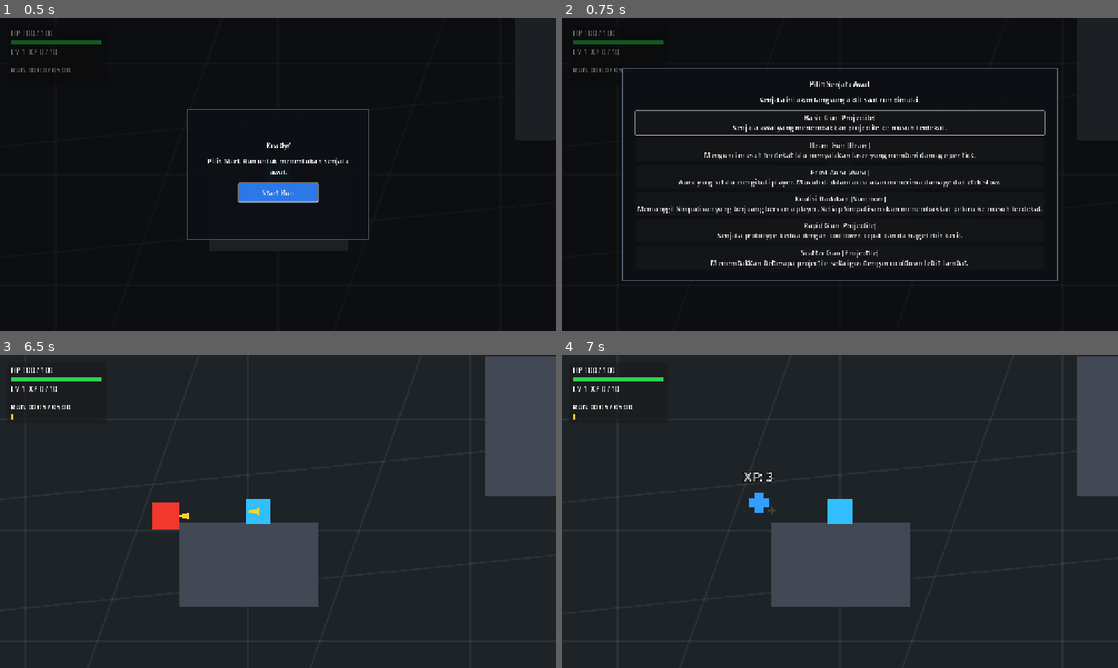
Above: before the commit, frames 1-4 (two rows, left to right).
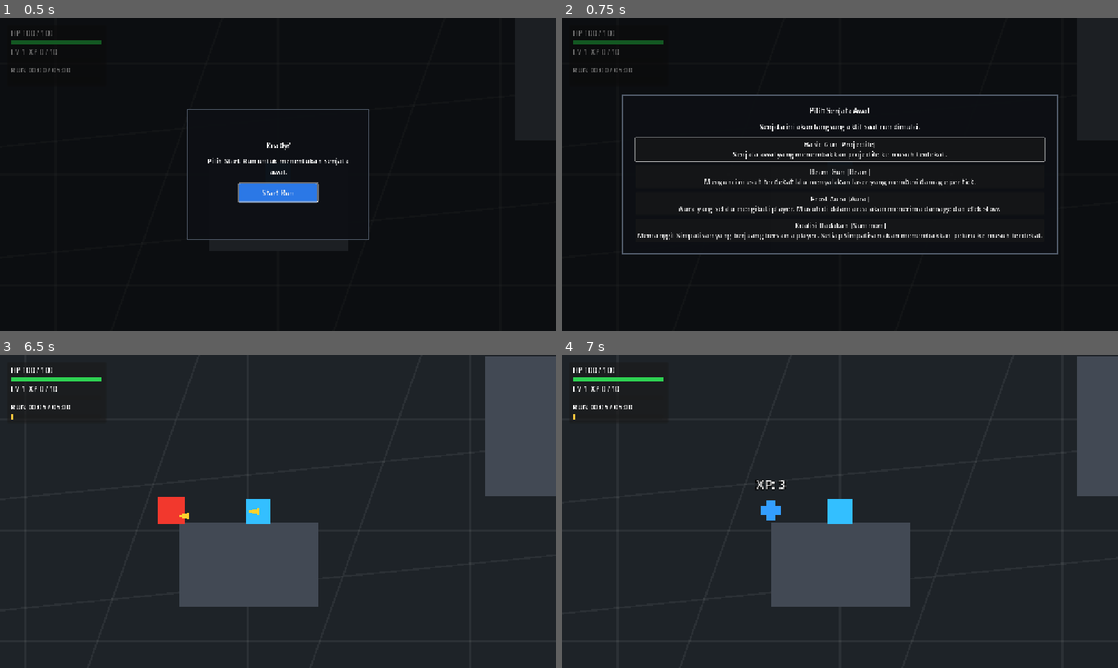
Above: after the commit, the same moments.

Repository: datokey/rouge-like-godot
Game: Godot game, scene res://scenes/Main.tscn
The game is run twice, just before and just after one commit, with the same random seed, the same clock (stepped at 60 frames per second) and the same inputs.
Inputs:
- Up to frame 1 (0.5 s): no input
- Up to frame 2 (0.75 s): click "Start Run" at 0.5 s
- Up to frame 3 (6.5 s): click "Basic Gun [Projectile] Senjat…" at 1.25 s; tap Enter at 2 s; hold Right (move_right) 2.03-2.78 s; hold Down (move_down) 2.78-3.53 s; hold Right (move_right) 3.53-4.28 s; hold Up (move_up) 4.28-5.03 s; hold Left (move_left) from 5.03 s (still down)
- Up to frame 4 (7 s): release Left (move_left) at 6.53 s; hold Down (move_down) from 6.53 s (still down)

Frame 1 is identical in both runs. In frame 2, 5.8% of the frame differs, in the area x 10-90%, y 16-84%; in frame 3, 0.3%; in frame 4, 0.4%.

Commit message:
feat: add AuraWeapon and SummonWeapon systems, implement dynamic weapon loading in Main, and define ability pool configuration

Diff:
--- a/abilities/default_ability_pool.tres
+++ b/abilities/default_ability_pool.tres
@@ -12,10 +12,9 @@
 [ext_resource type="Resource" path="res://abilities/definitions/offense/double_tap.tres" id="10_double_tap"]
 [ext_resource type="Resource" path="res://abilities/definitions/utility/swift_runner.tres" id="11_swift_runner"]
 [ext_resource type="Resource" path="res://abilities/definitions/weapons/basic_gun_reward.tres" id="12_basic_gun_reward"]
-[ext_resource type="Resource" path="res://abilities/definitions/weapons/rapid_gun_reward.tres" id="13_rapid_gun_reward"]
 [ext_resource type="Resource" path="res://abilities/definitions/weapons/beam_gun_reward.tres" id="14_beam_gun_reward"]
 
 [resource]
 script = ExtResource("1_ability_pool_config")
 offer_count = 3
-abilities = Array[Resource]([ExtResource("2_bullet_damage"), …(288 unchanged characters)… e("12_basic_gun_reward"), ExtResource("13_rapid_gun_reward"), ExtResource("14_beam_gun_reward")])
+abilities = Array[Resource]([ExtResource("2_bullet_damage"), …(288 unchanged characters)… e("12_basic_gun_reward"), ExtResource("14_beam_gun_reward")])
--- a/abilities/definitions/weapons/rapid_gun_reward.tres
+++ /dev/null
@@ -1,15 +0,0 @@
-[gd_resource type="Resource" script_class="AbilityDefinition" load_steps=3 format=3]
-
-[ext_resource type="Script" path="res://abilities/scripts/AbilityDefinition.gd" id="1_ability_definition"]
-[ext_resource type="Resource" path="res://resources/weapons/RapidGun.tres" id="2_rapid_gun"]
-
-[resource]
-script = ExtResource("1_ability_definition")
-id = "weapon_rapid_gun"
-display_name = "Rapid Gun"
-description = "Tambah Rapid Gun, atau naikkan level jika sudah dimiliki."
-category = "Offense"
-rarity = "Uncommon"
-stackable = true
-max_stack = 5
-weapon_definition = ExtResource("2_rapid_gun")
--- a/resources/weapons/AuraWeapon.tres
+++ b/resources/weapons/AuraWeapon.tres
@@ -11,8 +11,8 @@
 weapon_type = 1
 weapon_scene = ExtResource("2_aura_scene")
 base_damage = 5.0
-base_cooldown = 0.0
-base_range = 150.0
+base_cooldown = 0.5
+base_range = 70.0
 cooldown_reduction_per_level = 0.0
 aura_radius = 70.0
 aura_radius_per_level = 0.0
--- a/resources/weapons/KoalisiDadakan.tres
+++ b/resources/weapons/KoalisiDadakan.tres
@@ -16,7 +16,7 @@
 description = "Memanggil Simpatisan yang berjuang bersama player. Setiap Simpatisan akan menembakkan peluru ke musuh terdekat."
 weapon_type = 3
 weapon_scene = ExtResource("2_koalisi_dadakan_scene")
-base_cooldown = 10.0
+base_cooldown = 5.0
 base_range = 400.0
 damage_per_level = 3.0
 cooldown_reduction_per_level = 0.5
--- a/resources/weapons/RapidGun.tres
+++ /dev/null
@@ -1,20 +0,0 @@
-[gd_resource type="Resource" script_class="ProjectileWeaponDefinition" load_steps=3 format=3]
-
-[ext_resource type="Script" path="res://scripts/gameplay/ProjectileWeaponDefinition.gd" id="1_weapon_definition"]
-[ext_resource type="PackedScene" path="res://scenes/weapons/BasicGun.tscn" id="2_basic_gun_scene"]
-
-[resource]
-script = ExtResource("1_weapon_definition")
-id = "rapid_gun"
-display_name = "Rapid Gun"
-description = "Senjata prototype kedua dengan cooldown cepat dan damage lebih kecil."
-weapon_scene = ExtResource("2_basic_gun_scene")
-base_damage = 6.0
-base_cooldown = 0.16
-base_projectile_count = 1
-base_projectile_speed = 560.0
-base_range = 460.0
-max_level = 5
-damage_per_level = 1.0
-cooldown_reduction_per_level = 0.01
-spread_angle_degrees = 8.0
--- a/resources/weapons/ScatterGun.tres
+++ /dev/null
@@ -1,20 +0,0 @@
-[gd_resource type="Resource" script_class="ProjectileWeaponDefinition" load_steps=3 format=3]
-
-[ext_resource type="Script" path="res://scripts/gameplay/ProjectileWeaponDefinition.gd" id="1_weapon_definition"]
-[ext_resource type="PackedScene" path="res://scenes/weapons/BasicGun.tscn" id="2_basic_gun_scene"]
-
-[resource]
-script = ExtResource("1_weapon_definition")
-id = "scatter_gun"
-display_name = "Scatter Gun"
-description = "Menembakkan beberapa projectile sekaligus dengan cooldown lebih lambat."
-weapon_scene = ExtResource("2_basic_gun_scene")
-base_damage = 5.0
-base_cooldown = 0.55
-base_projectile_count = 3
-base_projectile_speed = 500.0
-base_range = 430.0
-max_level = 5
-damage_per_level = 1.0
-cooldown_reduction_per_level = 0.02
-spread_angle_degrees = 8.0
--- a/resources/weapons/basic_weapon.tres
+++ /dev/null
@@ -1,9 +0,0 @@
-[gd_resource type="Resource" script_class="WeaponConfig" load_steps=2 format=3]
-
-[ext_resource type="Script" path="res://scripts/gameplay/WeaponConfig.gd" id="1_weapon_config"]
-
-[resource]
-script = ExtResource("1_weapon_config")
-damage = 10
-attack_interval = 0.25
-attack_range = 520.0
--- a/scripts/gameplay/AuraWeapon.gd
+++ b/scripts/gameplay/AuraWeapon.gd
@@ -1,28 +1,26 @@
-extends Node2D
+extends "res://scripts/gameplay/weapons/WeaponBase.gd"
 class_name AuraWeapon
 
-var weapon_instance: RefCounted
-
 var _tick_timer := 0.0
+var _current_aura_radius := -1.0
 
 @onready var hitbox: Area2D = $Hitbox
 @onready var collision_shape: CollisionShape2D = $Hitbox/CollisionShape2D
 
-func setup(new_weapon_instance: RefCounted) -> void:
-	weapon_instance = new_weapon_instance
 
+func _on_weapon_setup() -> void:
 	var def: AuraWeaponDefinition = _get_aura_definition()
-	if def != null and collision_shape != null:
-		var circle: CircleShape2D = CircleShape2D.new()
-		circle.radius = _get_aura_radius(def)
-		collision_shape.shape = circle
+	if def != null:
+		_sync_aura_radius(def)
 
 	# Trigger the first tick immediately
 	_tick_timer = 0.0
 	queue_redraw()
 
+
 func _physics_process(delta: float) -> void:
-	if weapon_instance == null or weapon_instance.owner_node == null:
+	var owner_node := get_owner_node()
+	if owner_node == null:
 		return
 
 	var def: AuraWeaponDefinition = _get_aura_definition()
@@ -30,12 +28,14 @@
 		return
 
 	# Aura follows the player
-	global_position = weapon_instance.owner_node.global_position
+	global_position = owner_node.global_position
+	_sync_aura_radius(def)
 
 	_tick_timer = maxf(_tick_timer - delta, 0.0)
 	if _tick_timer <= 0.0:
 		_apply_aura_effects(def)
-		_tick_timer = maxf(def.tick_interval, 0.1)
+		_tick_timer = maxf(get_cooldown(), 0.1)
+
 
 func _apply_aura_effects(def: AuraWeaponDefinition) -> void:
 	var bodies: Array[Node2D] = hitbox.get_overlapping_bodies()
@@ -63,6 +63,7 @@
 	draw_circle(Vector2.ZERO, aura_radius, Color(0.2, 0.6, 1.0, 0.3))
 	draw_arc(Vector2.ZERO, aura_radius, 0, TAU, 32, Color(0.2, 0.6, 1.0, 0.8), 2.0)
 
+
 func _get_aura_definition() -> AuraWeaponDefinition:
 	if weapon_instance == null:
 		return null
@@ -71,10 +72,9 @@
 		return def as AuraWeaponDefinition
 	return null
 
+
 func _get_tick_damage(def: AuraWeaponDefinition) -> int:
-	if weapon_instance == null:
-		return 1
-	var base_damage: float = float(weapon_instance.get_damage())
+	var base_damage: float = float(get_damage())
 	return maxi(1, roundi(base_damage * def.tick_damage_multiplier))
 
 
@@ -82,4 +82,22 @@
 	if weapon_instance == null:
 		return maxf(0.0, def.aura_radius)
 
-	return maxf(0.0, def.aura_radius + def.aura_radius_per_level * float(weapon_instance.level - 1))
+	return maxf(0.0, get_range() + def.aura_radius_per_level * float(weapon_instance.level - 1))
+
+
+func _sync_aura_radius(def: AuraWeaponDefinition) -> void:
+	if collision_shape == null:
+		return
+
+	var aura_radius := _get_aura_radius(def)
+	if is_equal_approx(aura_radius, _current_aura_radius):
+		return
+
+	var circle: CircleShape2D = collision_shape.shape as CircleShape2D
+	if circle == null:
+		circle = CircleShape2D.new()
+		collision_shape.shape = circle
+
+	circle.radius = aura_radius
+	_current_aura_radius = aura_radius
+	queue_redraw()
--- a/scripts/gameplay/BeamGun.gd
+++ b/scripts/gameplay/BeamGun.gd
@@ -1,4 +1,4 @@
-extends Node2D
+extends "res://scripts/gameplay/weapons/WeaponBase.gd"
 class_name BeamGun
 
 @export var laser_color := Color(0.35, 0.9, 1.0, 0.9)
@@ -6,7 +6,6 @@
 @onready var raycast: RayCast2D = $RayCast2D
 @onready var laser_line: Line2D = $Line2D
 
-var weapon_instance: RefCounted
 var cooldown_timer := 0.0
 var beam_remaining := 0.0
 var damage_tick_timer := 0.0
@@ -22,22 +21,23 @@
 	raycast.collide_with_bodies = true
 
 
-func setup(new_weapon_instance: RefCounted) -> void:
-	weapon_instance = new_weapon_instance
+func _on_weapon_setup() -> void:
 	cooldown_timer = 0.0
 	beam_remaining = 0.0
 	damage_tick_timer = 0.0
 	_update_laser_visual(Vector2.ZERO)
 
-	if weapon_instance != null and weapon_instance.owner_node is CollisionObject2D:
-		raycast.add_exception(weapon_instance.owner_node)
+	var owner_node := get_owner_node()
+	if owner_node is CollisionObject2D:
+		raycast.add_exception(owner_node)
 
 
 func _physics_process(delta: float) -> void:
-	if weapon_instance == null or weapon_instance.owner_node == null:
+	var owner_node := get_owner_node()
+	if owner_node == null:
 		return
 
-	global_position = weapon_instance.owner_node.global_position
+	global_position = owner_node.global_position
 
 	if beam_remaining > 0.0:
 		_update_active_beam(delta)
@@ -76,15 +76,11 @@
 
 	if beam_remaining <= 0.0:
 		laser_line.visible = false
-		cooldown_timer = weapon_instance.get_cooldown()
+		cooldown_timer = get_cooldown()
 
 
 func _get_target() -> Node2D:
-	var owner_node: Node2D = weapon_instance.owner_node
-	if owner_node.has_method("get_nearest_enemy_in_range"):
-		return owner_node.call("get_nearest_enemy_in_range", weapon_instance.get_attack_range()) as Node2D
-
-	return null
+	return get_nearest_enemy()
 
 
 func _update_beam_direction() -> void:
@@ -97,7 +93,7 @@
 	if beam_direction.length_squared() <= 0.0:
 		beam_direction = Vector2.RIGHT
 
-	var end_point: Vector2 = beam_direction.normalized() * weapon_instance.get_attack_range()
+	var end_point: Vector2 = beam_direction.normalized() * get_range()
 	_update_laser_visual(end_point)
 	raycast.target_position = end_point
 	raycast.force_raycast_update()
@@ -119,7 +115,7 @@
 	if enemy == null or not enemy.has_method("take_damage"):
 		return
 
-	enemy.call("take_damage", weapon_instance.get_damage(), beam_direction, raycast.get_collision_point())
+	enemy.call("take_damage", get_damage(), beam_direction, raycast.get_collision_point())
 
 
 func _resolve_enemy_from_collider(collider: Object) -> Node:
--- a/scripts/gameplay/KoalisiDadakan.gd
+++ b/scripts/gameplay/KoalisiDadakan.gd
@@ -1,23 +1,20 @@
-extends Node2D
+extends "res://scripts/gameplay/weapons/WeaponBase.gd"
 class_name KoalisiDadakan
 
 # Weapon tipe SUMMON — memanggil minion Simpatisan secara berkala.
 # Semua value dikonfigurasi lewat SummonWeaponDefinition resource.
 
-var weapon_instance: RefCounted
-
 var _summon_timer := 0.0
 var _active_minions: Array[Node] = []
 
 
-func setup(new_weapon_instance: RefCounted) -> void:
-	weapon_instance = new_weapon_instance
+func _on_weapon_setup() -> void:
 	# Langsung summon minion pertama saat weapon diaktifkan.
 	_summon_timer = 0.0
 
 
 func _physics_process(delta: float) -> void:
-	if weapon_instance == null or weapon_instance.owner_node == null:
+	if get_owner_node() == null:
 		return
 
 	_cleanup_dead_minions()
@@ -32,7 +29,7 @@
 		return
 
 	_summon_minion()
-	_summon_timer = _get_summon_interval()
+	_summon_timer = get_cooldown()
 
 
 func _cleanup_dead_minions() -> void:
@@ -57,7 +54,10 @@
 	if projectile_scene == null:
 		return
 
-	var player_node: Node2D = weapon_instance.owner_node
+	var player_node := get_owner_node()
+	if player_node == null:
+		return
+
 	var minion: Node2D = minion_scene.instantiate() as Node2D
 	if minion == null:
 		return
@@ -76,7 +76,7 @@
 			"setup",
 			player_node,
 			_get_minion_damage(),
-			def.minion_attack_range,
+			get_range(),
 			def.minion_attack_cooldown,
 			def.minion_projectile_speed,
 			def.minion_lifetime,
@@ -106,19 +106,10 @@
 	return def.max_active_minions
 
 
-func _get_summon_interval() -> float:
-	var def: SummonWeaponDefinition = _get_summon_definition()
-	if def == null:
-		return 10.0
-	return maxf(def.summon_interval, 0.1)
-
-
 func _get_minion_damage() -> int:
-	if weapon_instance == null:
-		return 1
 	# Damage minion = damage weapon (yang sudah dikalkulasi level + ability modifier)
 	# dikali minion_damage_multiplier.
-	var base_damage: float = float(weapon_instance.get_damage())
+	var base_damage: float = float(get_damage())
 	var def: SummonWeaponDefinition = _get_summon_definition()
 	var multiplier := 0.7
 	if def != null:
--- a/scripts/gameplay/Main.gd
+++ b/scripts/gameplay/Main.gd
@@ -2,8 +2,6 @@
 
 const DEFAULT_STARTING_WEAPONS: Array[Resource] = [
 	preload("res://resources/weapons/BasicGun.tres"),
-	preload("res://resources/weapons/RapidGun.tres"),
-	preload("res://resources/weapons/ScatterGun.tres"),
 	preload("res://resources/weapons/BeamGun.tres"),
 ]
 const WEAPON_RESOURCE_FOLDER := "res://resources/weapons"
@@ -33,13 +31,22 @@
 
 
 func _get_starting_weapon_options() -> Array[Resource]:
-	var options := starting_weapon_options
+	var options := _filter_valid_weapon_definitions(starting_weapon_options)
 	if options.is_empty():
 		options = _load_all_weapon_resources()
 	if options.is_empty():
-		options = DEFAULT_STARTING_WEAPONS
+		options = _filter_valid_weapon_definitions(DEFAULT_STARTING_WEAPONS)
 
 	return options
+
+
+func _filter_valid_weapon_definitions(resources: Array[Resource]) -> Array[Resource]:
+	var valid_resources: Array[Resource] = []
+	for resource in resources:
+		if _is_valid_weapon_definition(resource):
+			valid_resources.append(resource)
+
+	return valid_resources
 
 
 func _load_all_weapon_resources() -> Array[Resource]:
Not shown: 1 places in abilities/default_ability_pool.tres that only renumber resources
Not shown, changed: README.md
